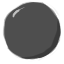
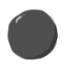
Layered file, before and after one edit (64 × 64). Changes by layer:
added group "Layer 3" (1st of 2) with 2 layers over [2,1,61,61]
moved "Layer 3" (2nd of 2, in "Layer 3") into group "Layer 3" over [2,1,61,61]
moved "Layer 2" into group "Layer 3" over [2,1,61,61]
